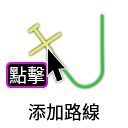
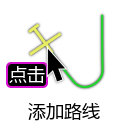
The second 128×128 image is a revision of the first. Changes to its layers:
renamed "添加路線" to "添加路线", painted on it over [28, 103, 100, 121]
hid "Drop Shadow #2" over [28, 103, 100, 121]
renamed "點擊" to "点击", painted on it over [9, 66, 45, 84]
